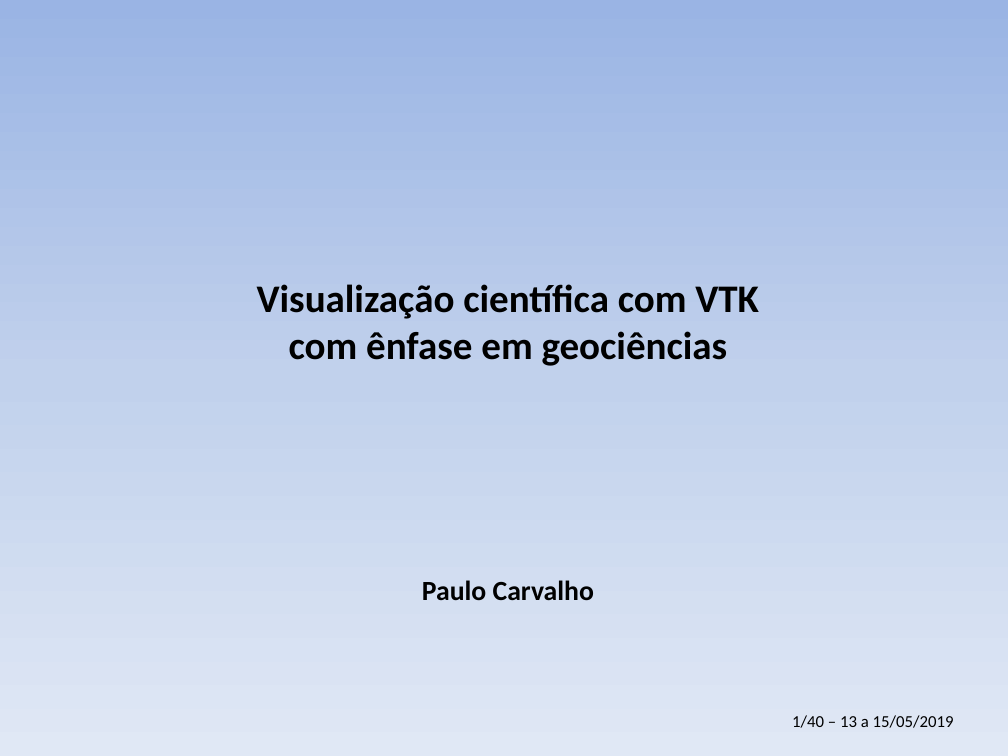
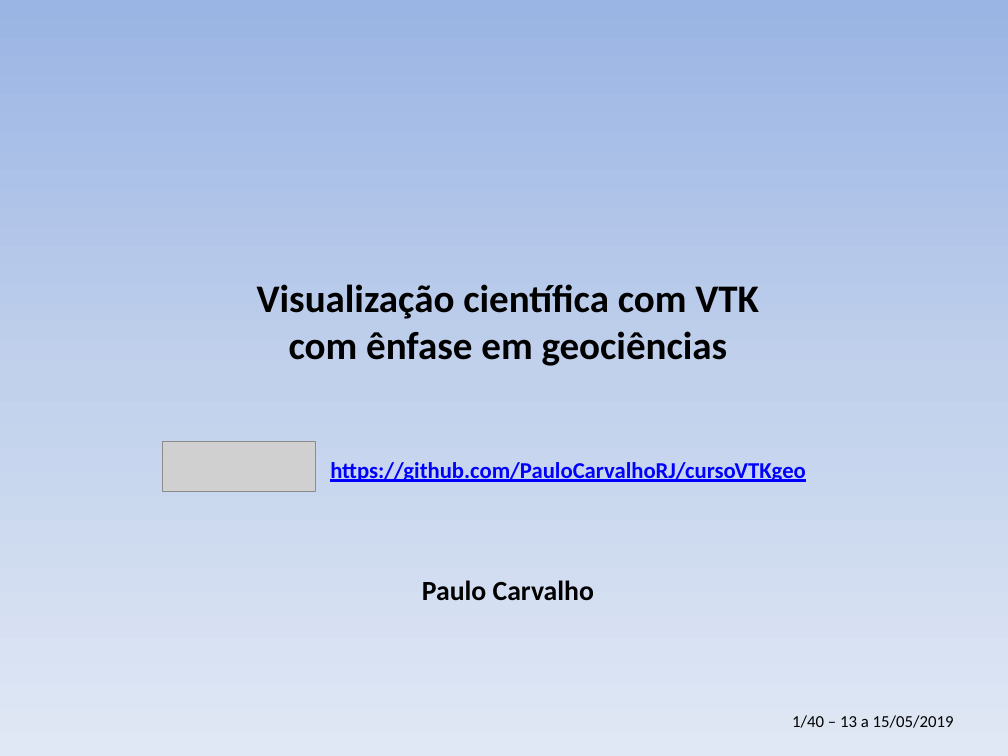
Before and after one commit to PauloCarvalhoRJ/cursoVTKgeo, a slide deck: slide 1 of aulas_3dias/slides_3dias.pptx. Drawn at 1008x756 pixels with LibreOffice and Linux fonts; fonts in the diff are those of the drawing; grey boxes stand for pictures; background and template pictures are left out. Boxes give left, top, right and bottom in pixels: in the first picture for what was removed or moved away, otherwise in the second. Text is boxed around its words. In the diff, an @@ line names an element or a change of style, - is before the commit and + after.

```diff
--- a/aulas_3dias/slides_3dias.pptx
+++ b/aulas_3dias/slides_3dias.pptx
@@ title at (257,284,806,601): text changed @@
-Visualização científica com VTK
-com ênfase em geociências
-Paulo Carvalho
+Visualização científica com VTK
+com ênfase em geociências
+https://github.com/PauloCarvalhoRJ/cursoVTKgeo
+Paulo Carvalho
@@ picture added at (162,442,314,492) @@
```
Also in this commit, not shown: 8 other slides changed, 16 slides added.
